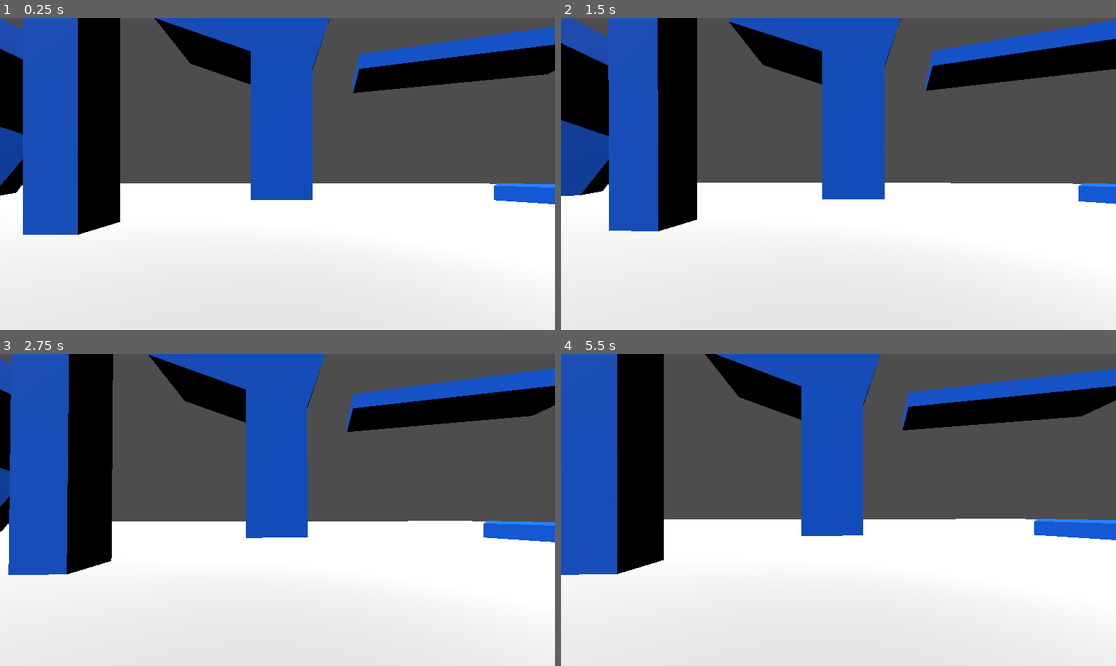
Above: before the commit, frames 1-4 (two rows, left to right).
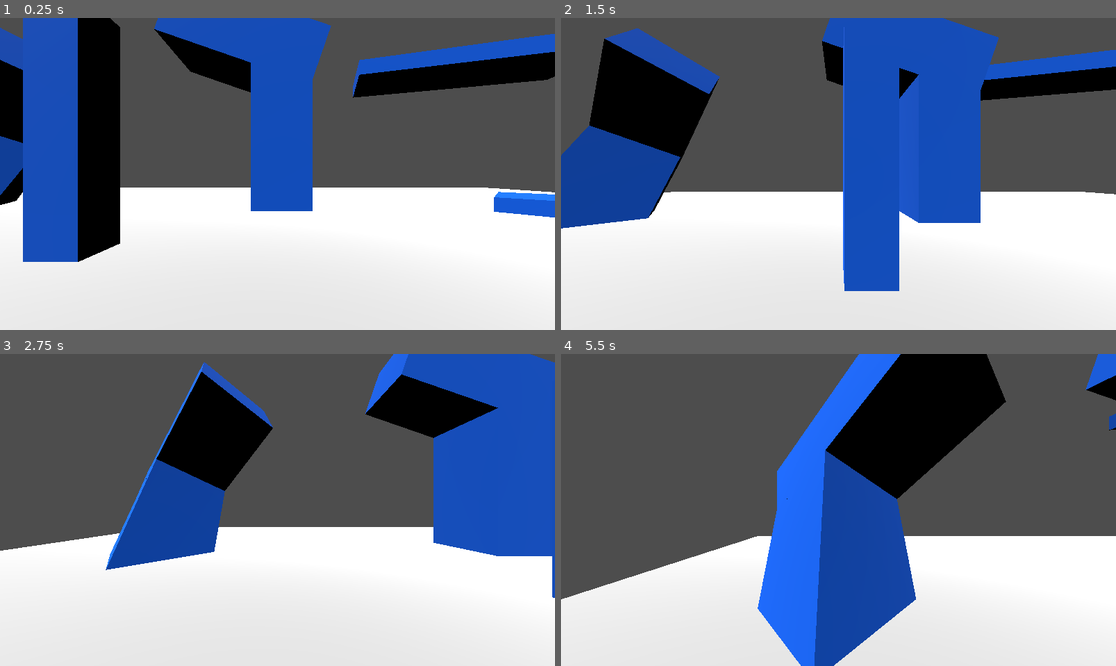
Above: after the commit, the same moments.

Repository: donfokker/Agile_GameDev
Game: Godot game, scene res://scene/world/world.tscn
The game is run twice, just before and just after one commit, with the same random seed, the same clock (stepped at 60 frames per second) and the same inputs.
Inputs (mouse positions are in pixels of both pictures, inside the frame that each line leads up to):
- Up to frame 1 (0.25 s): no input
- Up to frame 2 (1.5 s): tap Enter at 0.5 s; move the mouse to (866, 174) at 0.52 s; hold W (move_forward) from 0.53 s (still down); tap Space (jump) at 0.6, 0.77, 1.07, 1.35 s; move the mouse to (810, 174) at 1.27 s
- Up to frame 3 (2.75 s): keep holding W (move_forward); tap Space (jump) at 1.52, 1.82, 2.1 s; move the mouse to (288, 503) at 2.02 s
- Up to frame 4 (5.5 s): move the mouse to (832, 516) at 2.77 s; tap Space (jump) at 2.85, 3.02, 3.32, 3.6, 3.77, 4.07, 4.35, 4.52, 4.82, 5.1 s; move the mouse to (877, 513) at 3.52 s; tap Escape (ui_cancel) at 4.15 s; move the mouse to (672, 463) at 4.27 s; release W (move_forward) at 4.28 s; hold A (move_left) 4.28-5.03 s; move the mouse to (866, 510) at 5.02 s; hold S (move_backward) from 5.03 s (still down)

The runs differ from the first frame. In frame 1, 7.6% of the frame differs, in the area x 0-100%, y 0-79%; in frame 2, 36%; in frame 3, 45%; in frame 4, 48%, in the area x 0-100%, y 0-100%.

Commit message:
character movement update
Heb de code verandered want ik liep in versie problemen alleen is de gravity en de WASD nog niet helemaal af.

Diff:
--- a/scene/player/playerModel.gd
+++ b/scene/player/playerModel.gd
@@ -1,34 +1,29 @@
-extends Node3D
+extends CharacterBody3D
 
-var speed = 7;
-var acceleration= 20;
-var gravity = 9.8;
-var jump = 5;
+const SPEED = 5;
+const jump_VELOCITY = 4.5;
 
-var mouse_sensitivity = 0.05;
+#get input from the project settings to be synced with the RigidBody nodes
+#var gravity = ProjectSettings.get_setting("physic/3d/default.gravity")
+var gravity = 9;
 
-var direction = Vector3();
-var velocity = Vector3();
-var fall = Vector3();
+func _physics_process(delta):
+	#Add the gravity
+	if not is_on_floor():
+		velocity.y -= gravity * delta
 
-@onready var head = $Head;
+	#Handle jump
+	if Input.is_action_just_pressed("jump") and is_on_floor():
+		velocity.y = jump_VELOCITY
 
-func _ready():
-	Input.set_mouse_mode(Input.MOUSE_MODE_CAPTURED)
+	#Get the input direction and handle the movement/deceleration
+	var input_dir = Input.get_vector("move_forward", "move_backward", "move_left", "move_right")
+	var direction = (transform.basis * Vector3(input_dir.x, 0, input_dir.y)).normalized()
+	if direction:
+		velocity.x = direction.x * SPEED
+		velocity.z = direction.z * SPEED
+	else:
+		velocity.x = move_toward(velocity.x, 0, SPEED)
+		velocity.x = move_toward(velocity.z, 0, SPEED)
 
-func _input(event):
-	if event is InputEventMouseMotion:
-		rotate_y(deg_to_rad(-event.relative.x * mouse_sensitivity));
-		head.rotate_x(deg_to_rad(-event.relative.y * mouse_sensitivity));
-		head.rotation.x = clamp(head.rotation.x, deg_to_rad(-90), deg_to_rad(90));
-
-#updates the game every frame
-func _process(delta):
-
-	#Pressing "esc" stops your cursor from locking in the screen
-	if Input.is_action_just_pressed("ui_cancel"):
-		Input.set_mouse_mode(Input.MOUSE_MODE_VISIBLE);
-
-	#WASD Controlls for the player
-	if Input.is_action_pressed("move_forward"):
-		direction -= transform.basis.z
+	move_and_slide()
--- a/scene/player/playerModel.tscn
+++ b/scene/player/playerModel.tscn
@@ -11,7 +11,7 @@
 
 [sub_resource type="CapsuleShape3D" id="CapsuleShape3D_fb6kn"]
 
-[node name="FirstPerson" type="Node3D"]
+[node name="FirstPerson" type="CharacterBody3D"]
 script = ExtResource("1_bglp0")
 
 [node name="MeshInstance3D" type="MeshInstance3D" parent="."]
